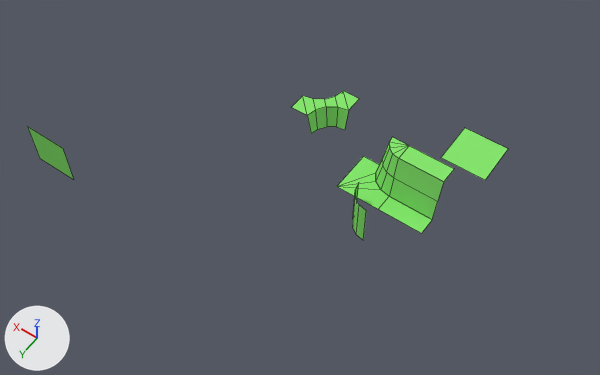
One commit to the Blender file datas/meshes/chunck-parts-round-sharp-slope-lod-1.blend: the scene before it, then after it.
One viewpoint serves both versions: a camera (50 mm lens) standing at (-4.49, 9.98, 12.89) and looking at (1.59, 1.48, -0.47). The axes (+X, +Y, +Z) are drawn at lower left. The lights are the same throughout. Mesh edges are drawn as thin lines.

In view in the first picture: '10000000', '10001000', '10100000', '11000000', '11001100', '11110000', '11111000', '11111100'.
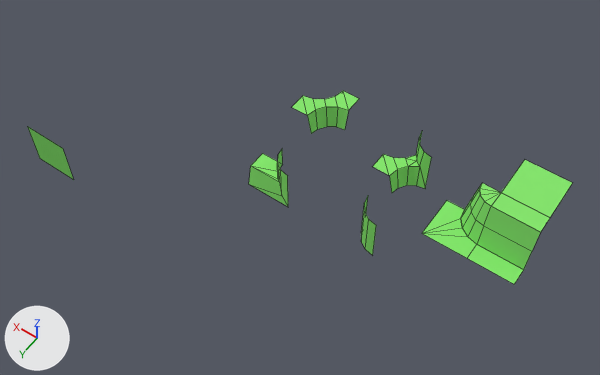
Pixel boxes [x1, y1, x2, y2] of what changed, in the pictures (600 x 375 px):
'11110000', moved: before [441, 128, 508, 180]; after [501, 160, 572, 217]
'11000000', moved: before [394, 146, 454, 201]; after [484, 193, 550, 251]
'11111100', moved: before [379, 178, 438, 233]; after [468, 226, 532, 284]
'11111000', moved: before [337, 156, 394, 209]; after [422, 197, 484, 258]
'10101000', added (green): after [373, 132, 431, 193]
'11001000', added (green): after [249, 149, 288, 207]
'10000000', moved: before [382, 137, 409, 178]; after [470, 183, 501, 225]
'10001000', moved: before [353, 183, 366, 240]; after [361, 196, 376, 255]

Patch to the scene script:
```diff
--- a/datas/meshes/chunck-parts-round-sharp-slope-lod-1.blend.py
+++ b/datas/meshes/chunck-parts-round-sharp-slope-lod-1.blend.py
@@ me_10000000_005 @@
+me_10000000_005.from_pydata(...)  # 25 vertices, 18 faces; spans x -0.5..0.5, y -0.5..0.5, z -0.5..0.5
+me_10000000_005.polygons.foreach_set('use_smooth', [True] * 18)
+me_10000000_005.materials.append(mat_green)  # green #87e76f
@@ me_10000000_004 @@
+me_10000000_004.from_pydata([(0.5, 0.0, -0.5), (0.5, -0.1, 0.0), (0.5, -0.5, 0.0), (0.5, -0.1, 0.0), (-0.216, -0.1, 0.0), (-0.5, 0.0, -0.5), (0.0, -0.5, 0.0), (-0.038, -0.309, 0.0), (-0.309, -0.038, -0.31), (-0.5, 0.0, -0.5), (-0.146, -0.146, 0.0), (0.0, -0.5, 0.5), (-0.038, -0.309, 0.5), (-0.309, -0.038, 0.5), (-0.5, 0.0, 0.5), (-0.146, -0.146, 0.5)], [(3, 0), (5, 0)], [(1, 4, 10), (8, 0, 9), (8, 9, 14, 13), (15, 10, 4), (7, 10, 15, 12), (6, 7, 12, 11), (15, 4, 13), (13, 4, 8), (1, 0, 8, 4), (7, 1, 10), (2, 1, 7, 6)])
+me_10000000_004.polygons.foreach_set('use_smooth', [True] * 11)
+me_10000000_004.materials.append(mat_green)  # green #87e76f
@@ ob_11110000 @@
 ob_11110000 = bpy.data.objects.new('11110000', me_11110000)
-ob_11110000.location = (-1.0, -1.0, 0.0)
+ob_11110000.location = (-2.5, -0.5, 0.5)
@@ ob_10000000 @@
 ob_10000000 = bpy.data.objects.new('10000000', me_10000000)
-ob_10000000.location = (0.5, 0.5, 0.5)
+ob_10000000.location = (-1.5, 0.5, 0.5)
@@ ob_11111000 @@
 ob_11111000 = bpy.data.objects.new('11111000', me_10000000_001)
-ob_11111000.location = (0.5, 0.5, -0.5)
+ob_11111000.location = (-1.5, 0.5, -0.5)
@@ ob_11000000 @@
 ob_11000000 = bpy.data.objects.new('11000000', me_10000000_003)
-ob_11000000.location = (-0.5, 0.5, 0.5)
+ob_11000000.location = (-2.5, 0.5, 0.5)
@@ ob_11111100 @@
 ob_11111100 = bpy.data.objects.new('11111100', me_10000000_011)
-ob_11111100.location = (-0.5, 0.5, -0.5)
+ob_11111100.location = (-2.5, 0.5, -0.5)
@@ ob_10001000 @@
 ob_10001000 = bpy.data.objects.new('10001000', me_10000000_019)
-ob_10001000.location = (0.5, 1.5, -0.5)
+ob_10001000.location = (0.0, 2.0, 0.0)
@@ ob_10101000 @@
+ob_10101000 = bpy.data.objects.new('10101000', me_10000000_005)
+ob_10101000.location = (0.0, 0.0, 0.0)
+_m = ob_10101000.modifiers.new('EdgeSplit', 'EDGE_SPLIT')
@@ ob_11001000 @@
+ob_11001000 = bpy.data.objects.new('11001000', me_10000000_004)
+ob_11001000.location = (2.0, 2.0, 0.0)
+_m = ob_11001000.modifiers.new('EdgeSplit', 'EDGE_SPLIT')
```
